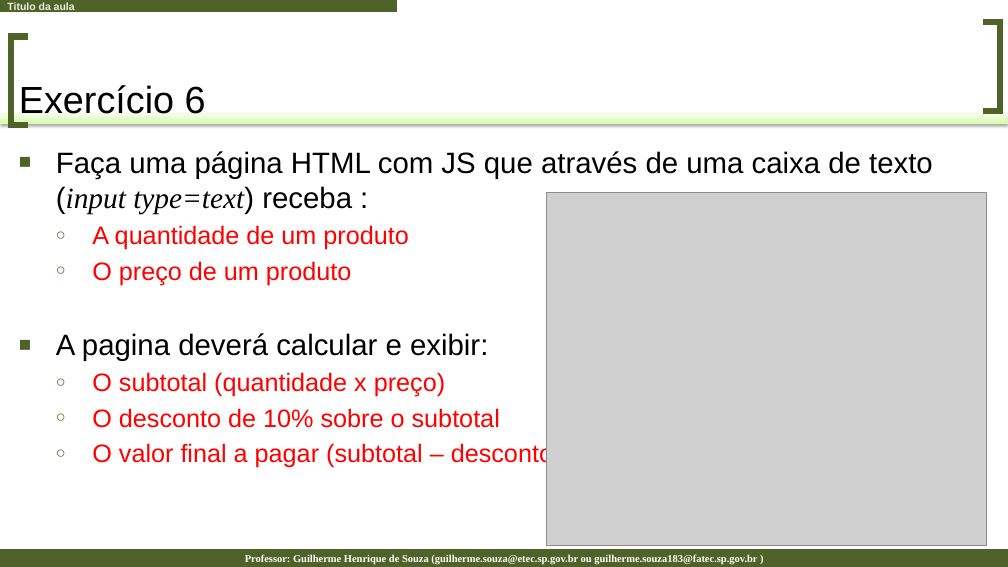
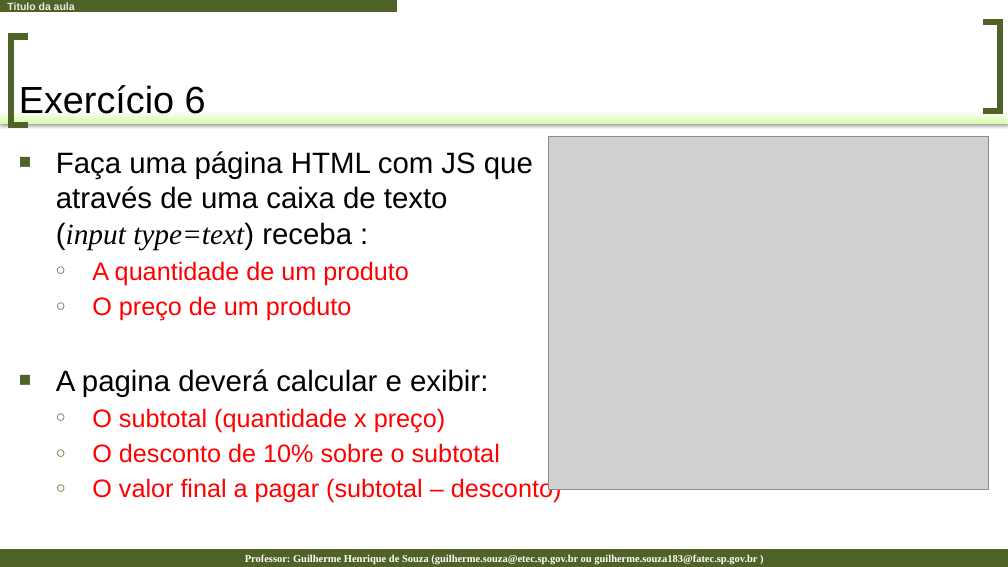
Before and after one commit to guilhermehsouza/AulaReact, a slide deck: slide 7 of Aula 06 - Estudo de Estados no React - Parte 3 - Exercícios.pptx. Drawn at 1008x567 pixels with LibreOffice and Linux fonts; fonts in the diff are those of the drawing; grey boxes stand for pictures. Boxes give left, top, right and bottom in pixels: in the first picture for what was removed or moved away, otherwise in the second. Text is boxed around its words. In the diff, an @@ line names an element or a change of style, - is before the commit and + after.

```diff
--- a/Aula 06 - Estudo de Estados no React - Parte 3 - Exercícios.pptx
+++ b/Aula 06 - Estudo de Estados no React - Parte 3 - Exercícios.pptx
@@ text "Faça uma página HTML com ..." rewrapped from bbox=[56, 151, 933, 468] to bbox=[56, 151, 562, 503] @@
@@ picture: place and size @@
-picture at bbox=[547, 193, 986, 546]
+picture at bbox=[549, 137, 988, 490]
```
Also in this commit, not shown: 3 other slides changed.
